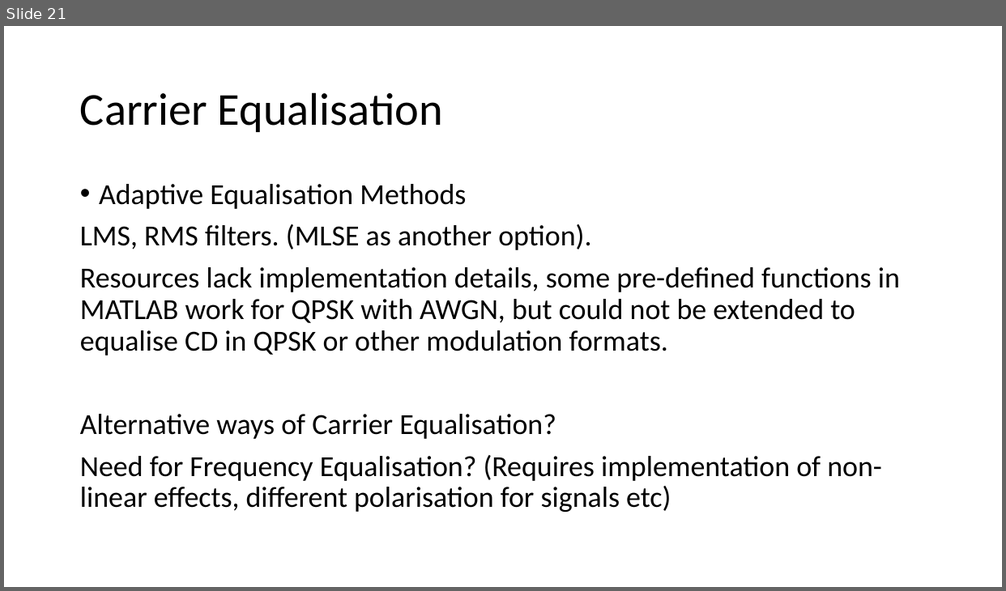
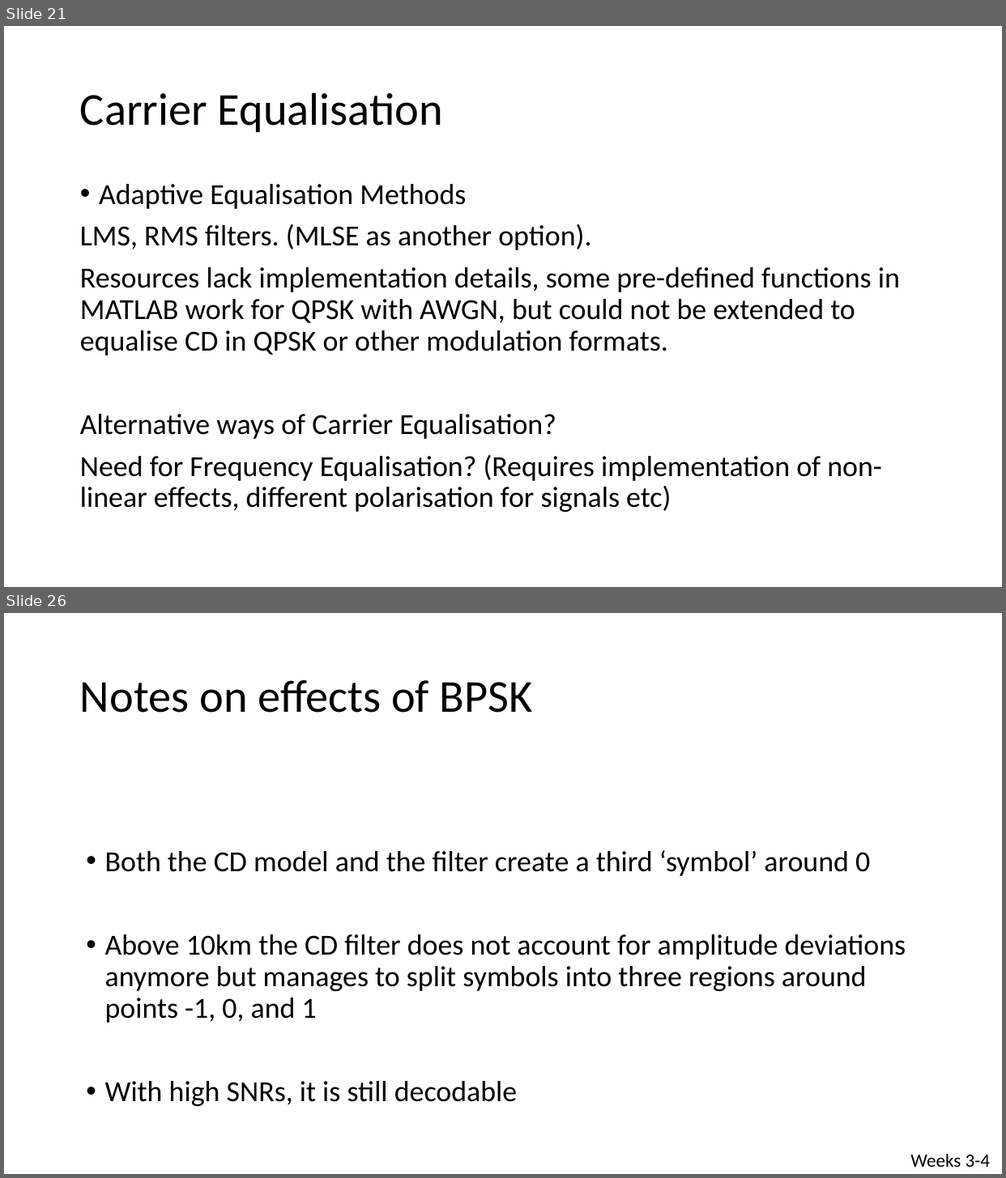
Before and after one commit to Emc54/CoherentTransceivers, a slide deck: Master's meetings presentation.pptx. Shown one above the other, each under a label of ours: slide 21 before the commit, slides 21 and 26 after it; the slides between them are not shown. The pictures are 1006x591 and 1006x1178 pixels, drawn with LibreOffice and Linux fonts; fonts in the diff are those of the drawing. Boxes give left, top, right and bottom in pixels: in the first picture for what was removed or moved away, otherwise in the second. Text is boxed around its words. In the diff, an @@ line names an element or a change of style, - is before the commit and + after.

Commit message:
Introducing Adaptive Equalisation, experimenting with CD filtering

```diff
--- a/Master's meetings presentation.pptx
+++ b/Master's meetings presentation.pptx
@@ slide 26 added at <box>4,613,1002,1174</box>, background #FFFFFF @@
@@ title added at <box>80,680,533,713</box>, 44 pt, text #000000 @@
+Notes on effects of BPSK
@@ text added at <box>105,850,906,1106</box>, 28 pt, text #000000 @@
+• Both the CD model and the filter create a third ‘symbol’ around 0
+• Above 10km the CD filter does not account for amplitude deviations anymore but manages to split symbols into three regions around points -1, 0, and 1
+• With high SNRs, it is still decodable
@@ text added at <box>910,1154,990,1167</box>, 18 pt, text #000000 @@
+Weeks 3-4
```
Also in this commit, not shown: 7 other slides added, 6 other files.
